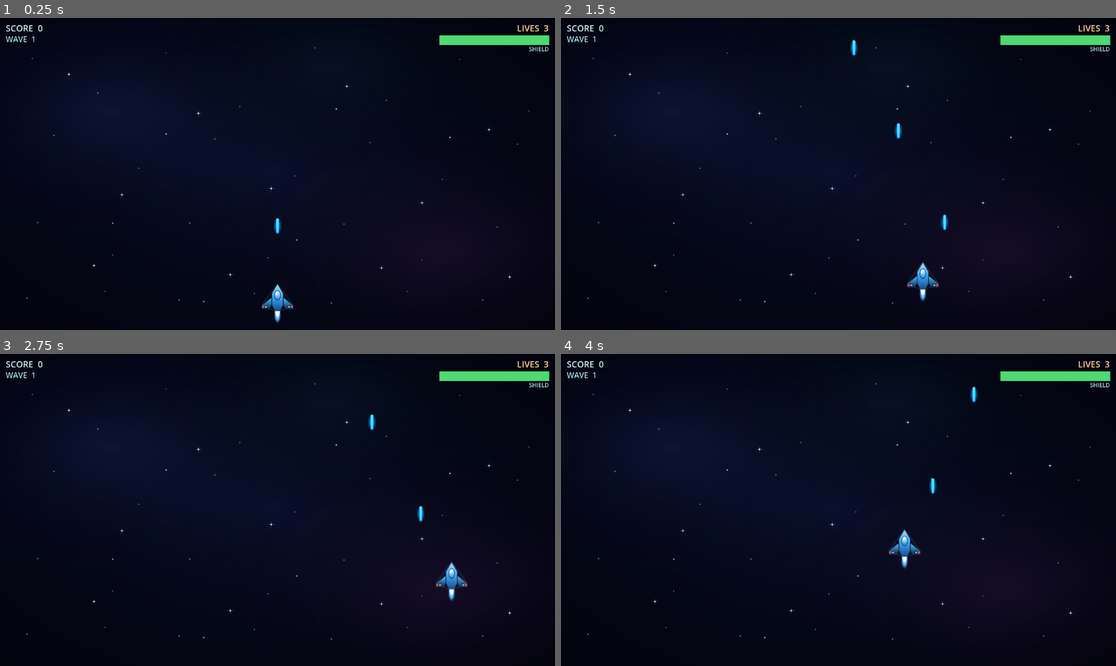
Above: before the commit, frames 1-4 (two rows, left to right).
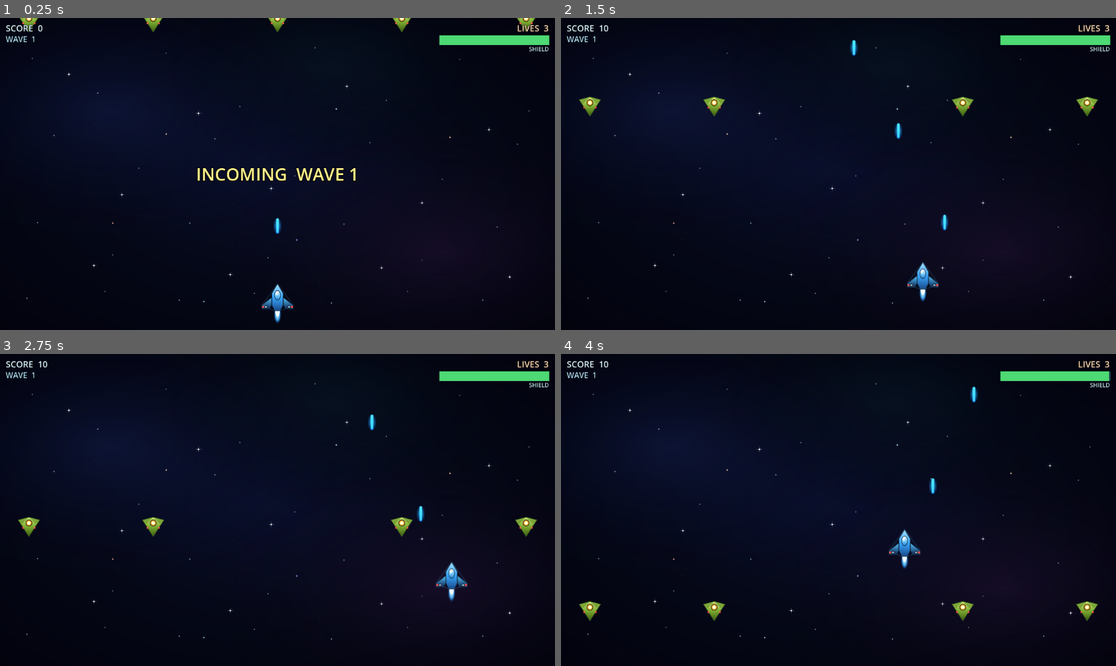
Above: after the commit, the same moments.

Repository: shrimplabs/void-patrol-variant-f-run4
Game: Godot game, scene res://scenes/main.tscn
Same seed, same stepped clock (60 frames per second), same inputs: the game is played once before the commit and once after it.
Inputs (mouse positions are in pixels of both pictures, inside the frame that each line leads up to):
- Up to frame 1 (0.25 s): no input
- Up to frame 2 (1.5 s): tap Enter (ui_accept) at 0.5, 0.77 s; move the mouse to (960, 158) at 0.52 s; hold D (move_right) 0.53-1.25 s; tap Space at 0.6 s; click (960, 158) at 0.67 s; drag from (727, 189) to (838, 24) at 1.27 s
- Up to frame 3 (2.75 s): move the mouse to (333, 441) at 2.02 s; hold D (move_right) from 2.03 s (still down); tap Ctrl at 2.1 s
- Up to frame 4 (4 s): release D (move_right) at 2.75 s; drag from (810, 572) to (982, 510) at 2.77 s; move the mouse to (1005, 556) at 3.52 s; hold A (move_left) from 3.53 s (still down); tap Tab at 3.6 s; tap Enter (ui_accept) at 3.77 s

The runs differ from the first frame. In frame 1, 1.0% of the frame differs, in the area x 3-97%, y 0-53%; in frame 2, 0.6%; in frame 3, 0.6%; in frame 4, 0.6%.

Commit message:
fix: auto-start wave manager when Main is the current scene
Task 0004 (procedural wave manager) was wired into Main but the auto-start hookup was missing: main.gd._ready() spawned the WaveManager child and wired its signals, but never called wave_manager.start_game(). Result: launching main.tscn left the game stuck in wave_manager.state == IDLE with current_wave == 0 and no enemies ever spawning.

This was the integration step noted in the 2026-06-07 07:52 broadcast but never committed. Fix: call start_game() in Main._ready(), gated on get_tree().current_scene == self so GUT tests (which instantiate Main as a sub-node of the test runner) are unaffected.

Verified: launch_game + get_game_state now reports wave_manager.state=in_progress, current_wave=1, alive_count=5, enemy_counts_by_type drone=5, and hud.banner_text=INCOMING WAVE 1. GUT 153/154 pass, 1 risky placeholder (no regressions). check_scripts OK; main.tscn OK.

Diff:
--- a/scripts/main.gd
+++ b/scripts/main.gd
@@ -46,6 +46,16 @@
 	_spawn_wave_manager()
 	_wire_signals()
 	_wire_wave_signals()
+	# Auto-start the wave sequence when Main is the running scene (i.e.
+	# when main.tscn is loaded as the SceneTree's current_scene). The
+	# `current_scene == self` gate prevents GUT tests (which instantiate
+	# Main as a sub-node of the test runner) from auto-spawning wave 1 --
+	# those tests call `wave_manager.start_game()` explicitly so they can
+	# control when the wave begins.
+	var tree := get_tree()
+	if tree != null and tree.current_scene == self:
+		if wave_manager != null and wave_manager.has_method("start_game"):
+			wave_manager.start_game()
 
 
 func _spawn_player() -> void:
